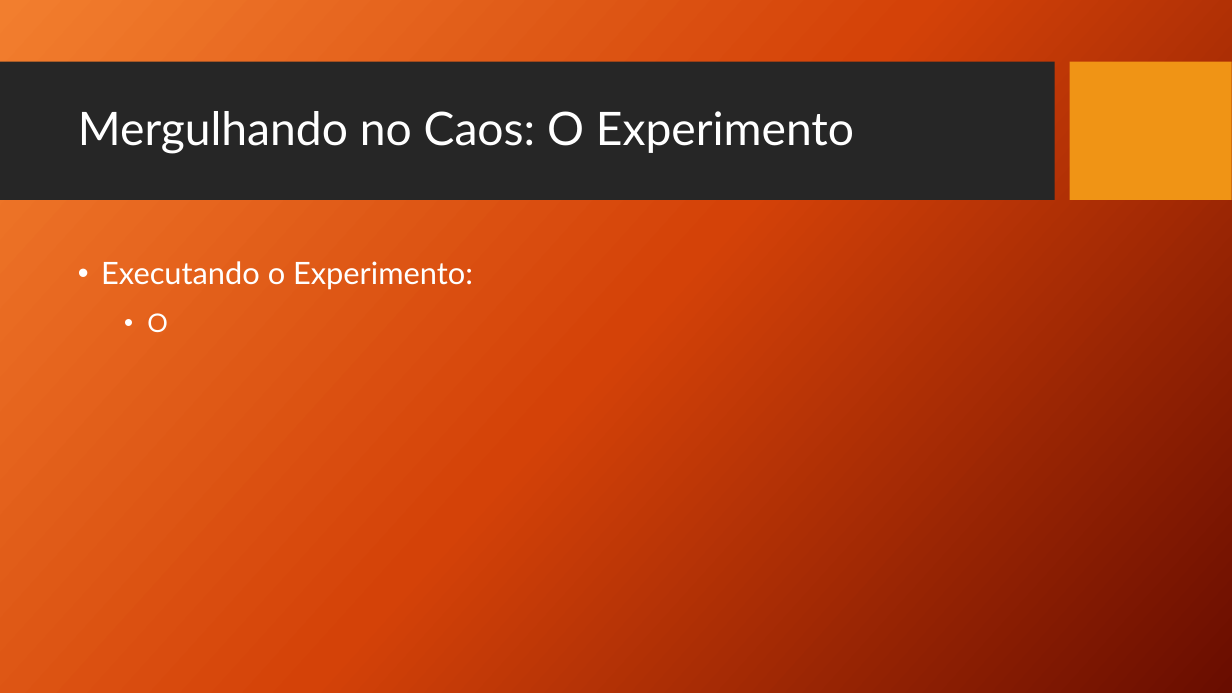
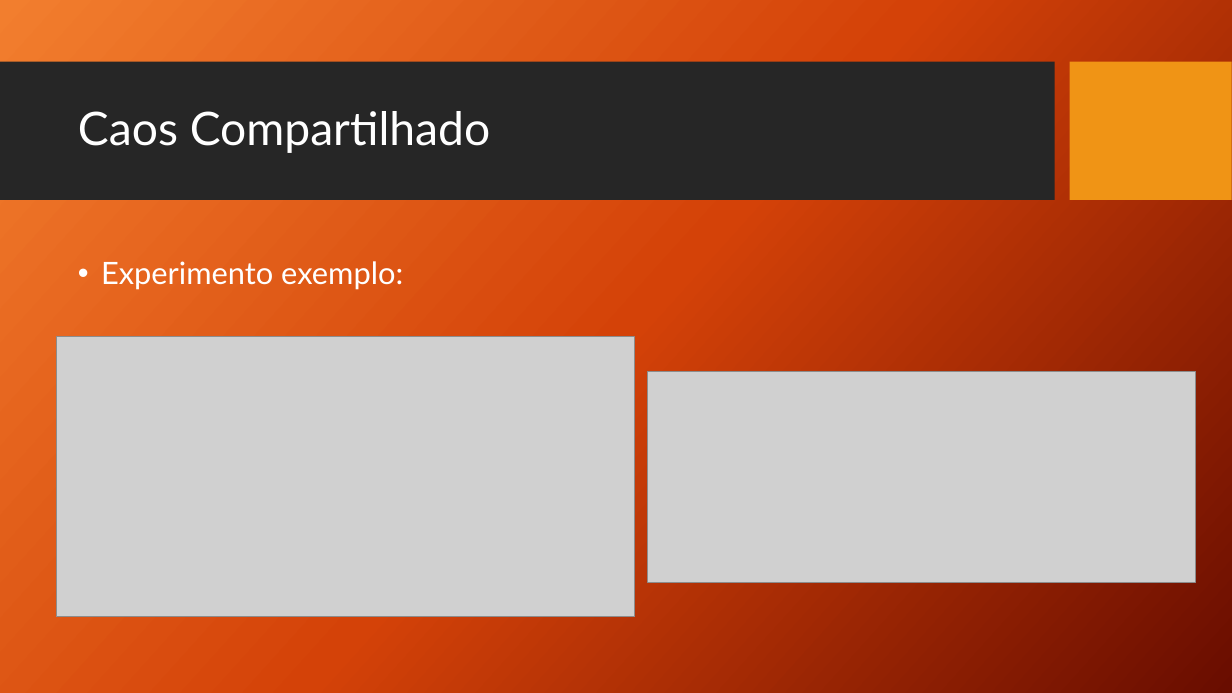
Before and after one commit to TCC-Chaos-Engineering/docs-chaos-engineering, a slide deck: slide 111 of docs/Chaos Engineering - Das Hipoteses aos Testes.pptx (slide 110 before the commit). Drawn at 1232x693 pixels with LibreOffice and Linux fonts; fonts in the diff are those of the drawing; grey boxes stand for pictures; background and template pictures are left out. Boxes give left, top, right and bottom in pixels: in the first picture for what was removed or moved away, otherwise in the second. Text is boxed around its words. In the diff, an @@ line names an element or a change of style, - is before the commit and + after.

Commit message:
Add files via upload
Finaliza Caos Colaborativo

```diff
--- a/docs/Chaos Engineering - Das Hipoteses aos Testes.pptx
+++ b/docs/Chaos Engineering - Das Hipoteses aos Testes.pptx
@@ title at (78,111,490,153): text changed @@
-Mergulhando no Caos: O Experimento
+Caos Compartilhado
@@ text at (101,261,403,290): text changed @@
-• Executando o Experimento:
-  • O
+• Experimento exemplo:
@@ picture added at (56,337,635,617) @@
@@ picture added at (648,372,1196,582) @@
```
Also in this commit, not shown: 11 other slides changed, 13 slides added, 11 slides removed.
